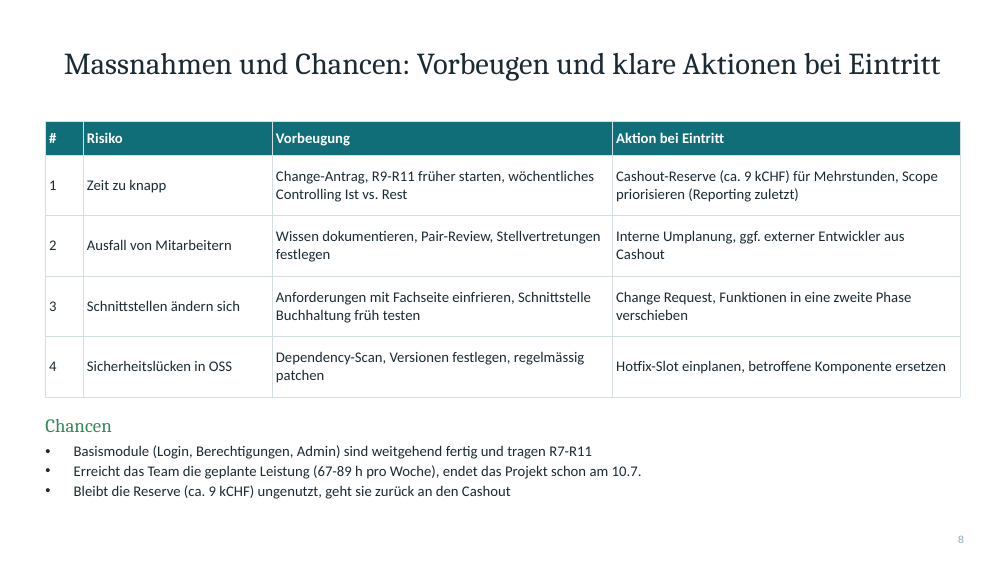
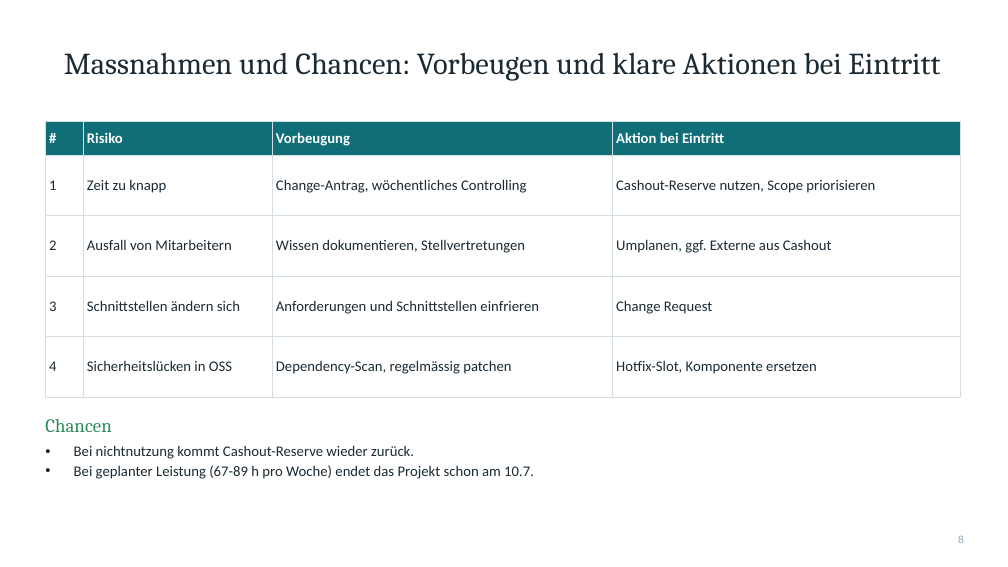
Before and after one commit to C4RN1V0R/Projektanalyse-pmqm, a slide deck: slide 8 of Projektpraesentation.pptx. Drawn at 1008x567 pixels with LibreOffice and Linux fonts; fonts in the diff are those of the drawing. Boxes give left, top, right and bottom in pixels: in the first picture for what was removed or moved away, otherwise in the second. Text is boxed around its words. In the diff, an @@ line names an element or a change of style, - is before the commit and + after.

```diff
--- a/Projektpraesentation.pptx
+++ b/Projektpraesentation.pptx
@@ table at (45,121,960,397) @@
-row 2, column 3: Change-Antrag, R9-R11 früher starten, wöchentliches Controlling Ist vs. Rest
+row 2, column 3: Change-Antrag, wöchentliches Controlling
-row 2, column 4: Cashout-Reserve (ca. 9 kCHF) für Mehrstunden, Scope priorisieren (Reporting zuletzt)
+row 2, column 4: Cashout-Reserve nutzen, Scope priorisieren
-row 3, column 3: Wissen dokumentieren, Pair-Review, Stellvertretungen festlegen
+row 3, column 3: Wissen dokumentieren, Stellvertretungen
-row 3, column 4: Interne Umplanung, ggf. externer Entwickler aus Cashout
+row 3, column 4: Umplanen, ggf. Externe aus Cashout
-row 4, column 3: Anforderungen mit Fachseite einfrieren, Schnittstelle Buchhaltung früh testen
+row 4, column 3: Anforderungen und Schnittstellen einfrieren
-row 4, column 4: Change Request, Funktionen in eine zweite Phase verschieben
+row 4, column 4: Change Request
-row 5, column 3: Dependency-Scan, Versionen festlegen, regelmässig patchen
+row 5, column 3: Dependency-Scan, regelmässig patchen
-row 5, column 4: Hotfix-Slot einplanen, betroffene Komponente ersetzen
+row 5, column 4: Hotfix-Slot, Komponente ersetzen
@@ text at (74,445,534,479): text changed @@
-• Basismodule (Login, Berechtigungen, Admin) sind weitgehend fertig und tragen R7-R11
-• Erreicht das Team die geplante Leistung (67-89 h pro Woche), endet das Projekt schon am 10.7.
-• Bleibt die Reserve (ca. 9 kCHF) ungenutzt, geht sie zurück an den Cashout
+• Bei nichtnutzung kommt Cashout-Reserve wieder zurück.
+• Bei geplanter Leistung (67-89 h pro Woche) endet das Projekt schon am 10.7.
```
Also in this commit, not shown: 4 other slides changed.
